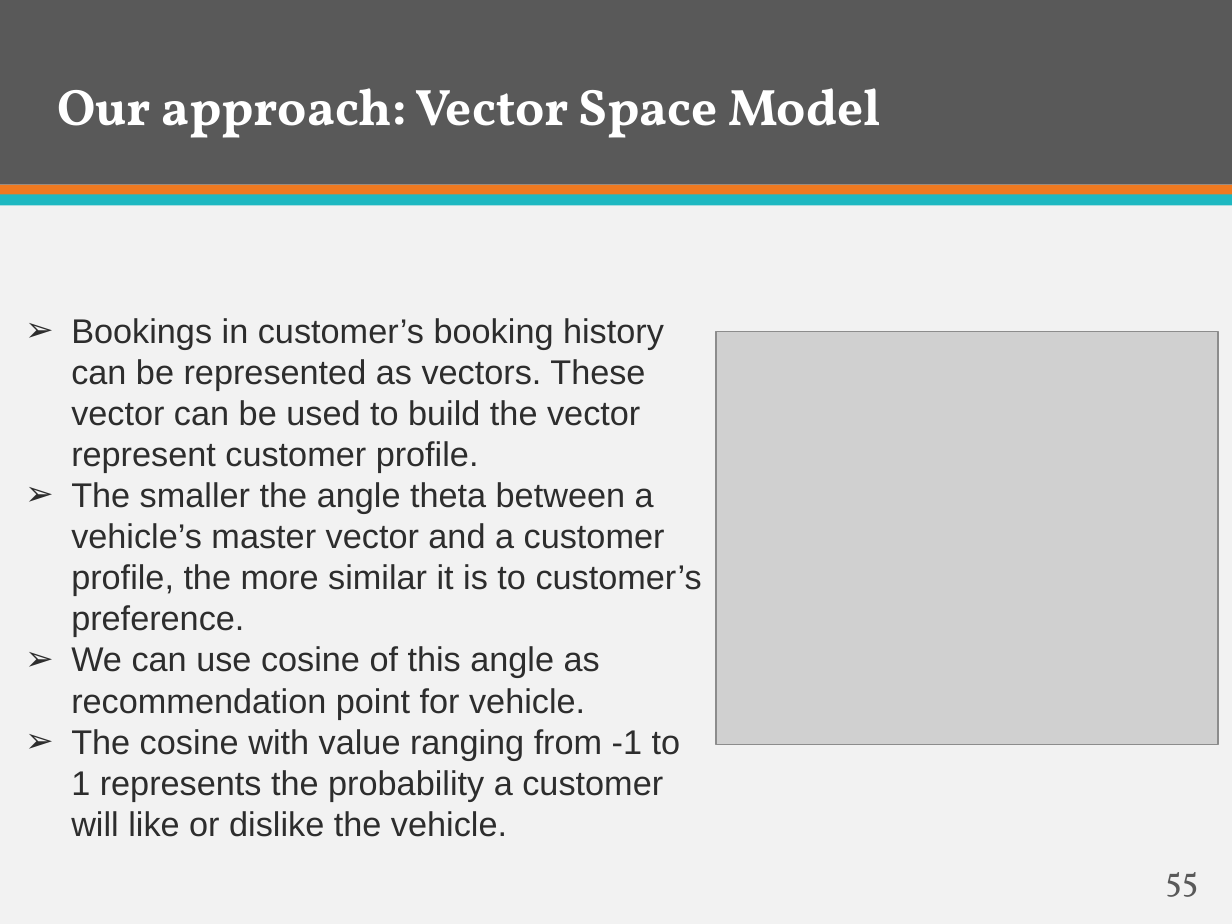
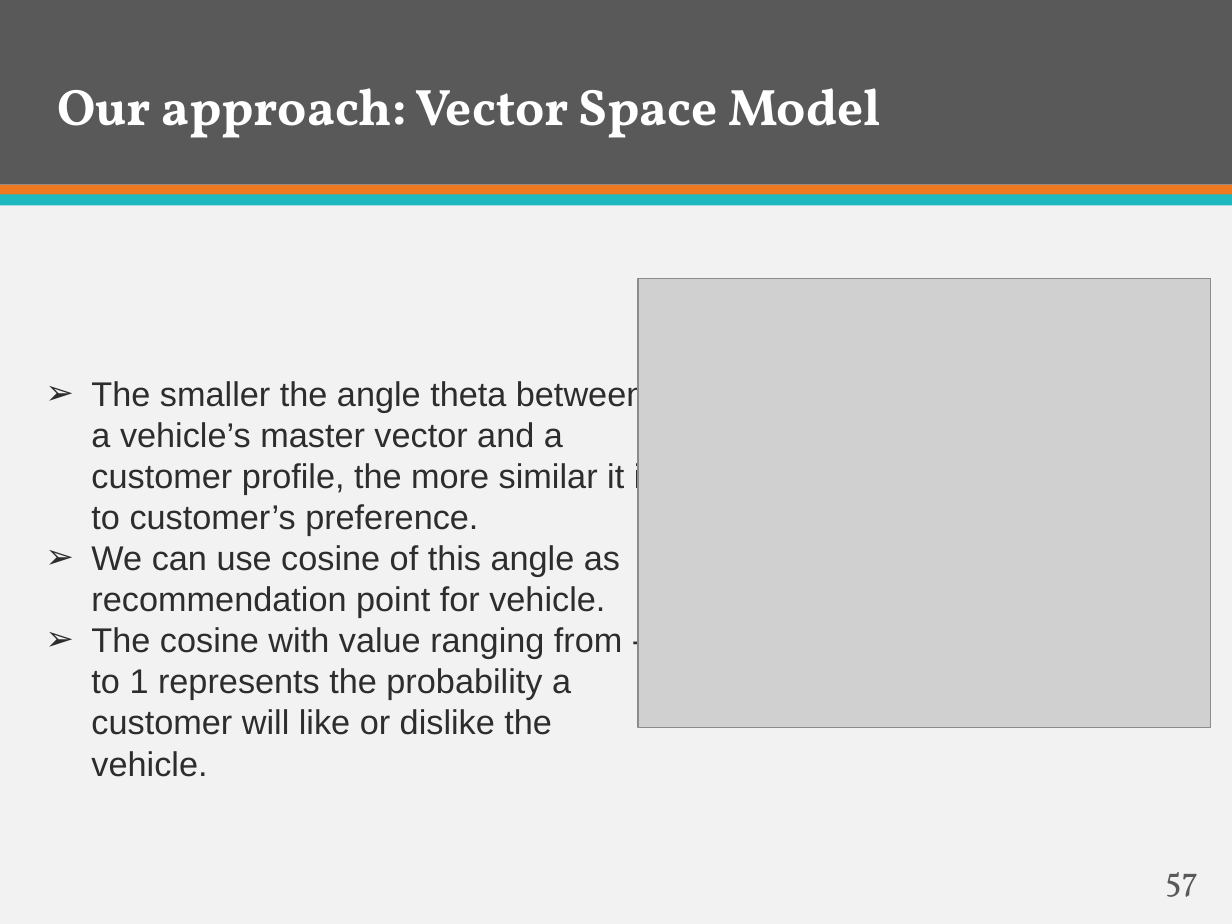
Before and after one commit to firzgard/CarRentalPortal, a slide deck: slide 57 of slide/CAR RENTAL PORTAL-Official.pptx (slide 55 before the commit). Drawn at 1232x924 pixels with LibreOffice and Linux fonts; fonts in the diff are those of the drawing; grey boxes stand for pictures. Boxes give left, top, right and bottom in pixels: in the first picture for what was removed or moved away, otherwise in the second. Text is boxed around its words. In the diff, an @@ line names an element or a change of style, - is before the commit and + after.

```diff
--- a/slide/CAR RENTAL PORTAL-Official.pptx
+++ b/slide/CAR RENTAL PORTAL-Official.pptx
@@ picture: place and size @@
-picture at (716,331,1218,744)
+picture at (638,278,1211,728)
@@ text at (71,318,664,473): paragraph removed @@
-➢ Bookings in customer’s booking history can be represented as vectors. These vector can be used to build the vector represent customer profile.
@@ text "The smaller the angle theta ...": place and size @@
-text "The smaller the angle theta ..." at (71,318,702,837)
+text "The smaller the angle theta ..." at (91,378,662,777)
@@ page number at (1165,872,1198,897): text changed @@
-55
+57
```
Also in this commit, not shown: 5 other slides changed, 2 slides added.
